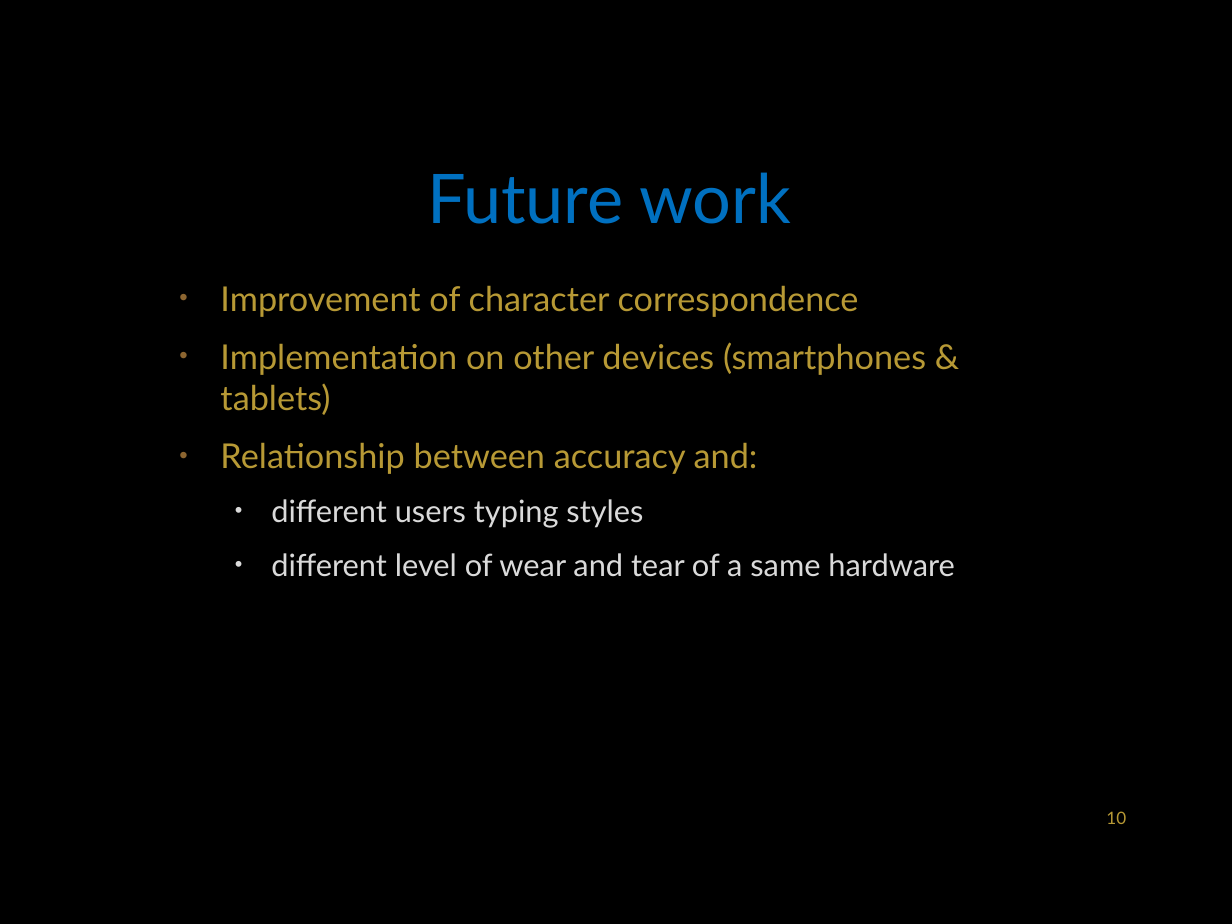
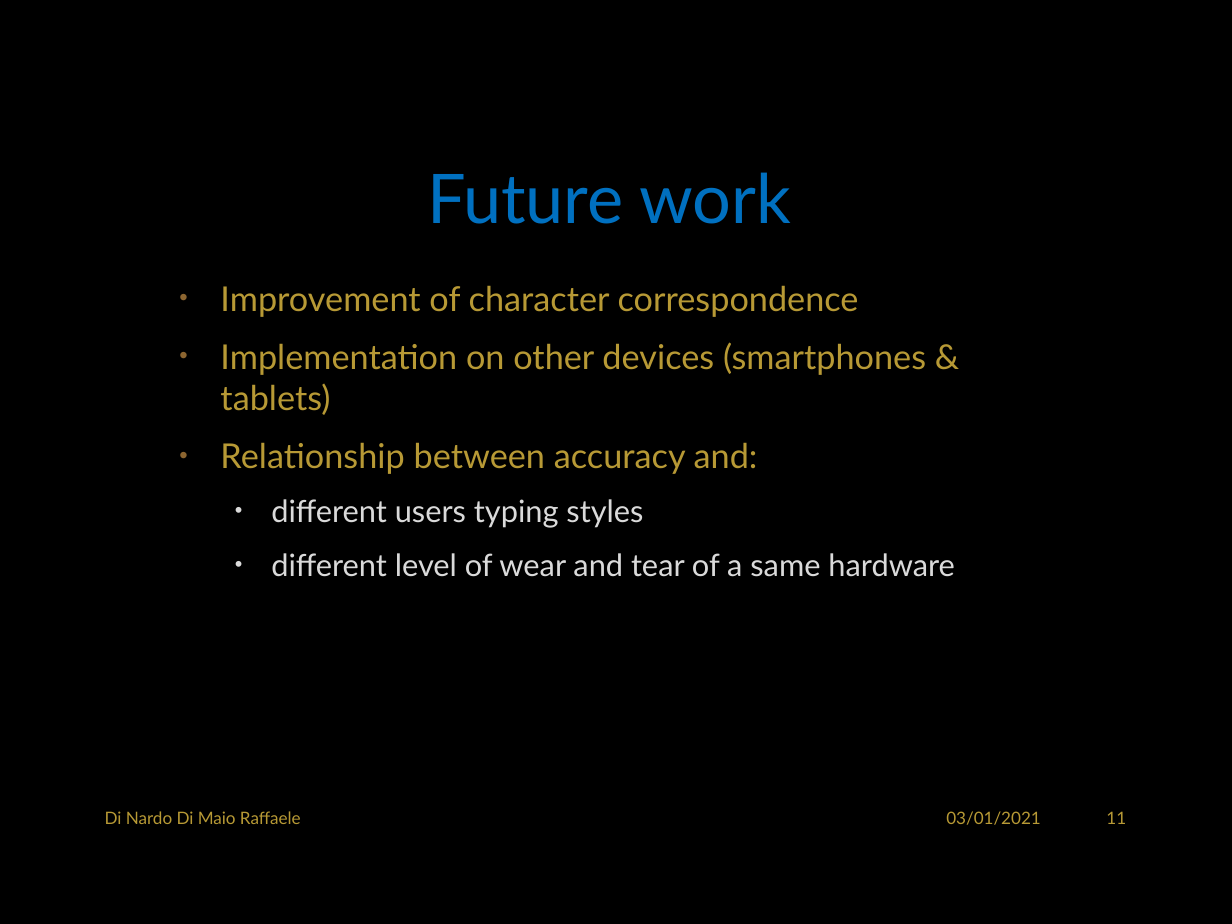
Before and after one commit to RaffaDNDM/AcCAPPCHA, a slide deck: slide 12 of Thesis/AcCAPPCHA.pptx (slide 11 before the commit). Drawn at 1232x924 pixels with LibreOffice and Linux fonts; fonts in the diff are those of the drawing; background and template pictures are left out. Boxes give left, top, right and bottom in pixels: in the first picture for what was removed or moved away, otherwise in the second. Text is boxed around its words. In the diff, an @@ line names an element or a change of style, - is before the commit and + after.

```diff
--- a/Thesis/AcCAPPCHA.pptx
+++ b/Thesis/AcCAPPCHA.pptx
@@ text added at (105, 811, 301, 824), 10 pt, text #B79935 @@
+Di Nardo Di Maio Raffaele
@@ text added at (946, 811, 1041, 825), 10 pt, text #B79935 @@
+03/01/2021
@@ page number at (1106, 811, 1126, 824): text changed @@
-10
+11
```
Also in this commit, not shown: 10 other slides changed, 2 slides added, 1 slide removed.
